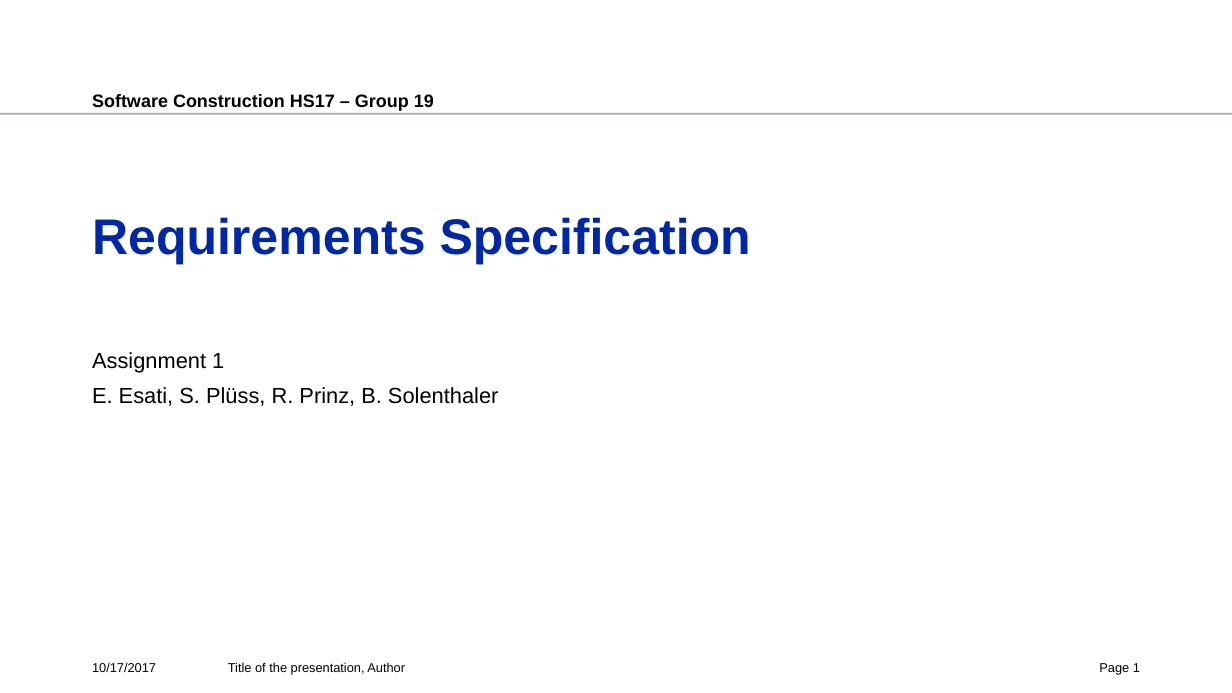
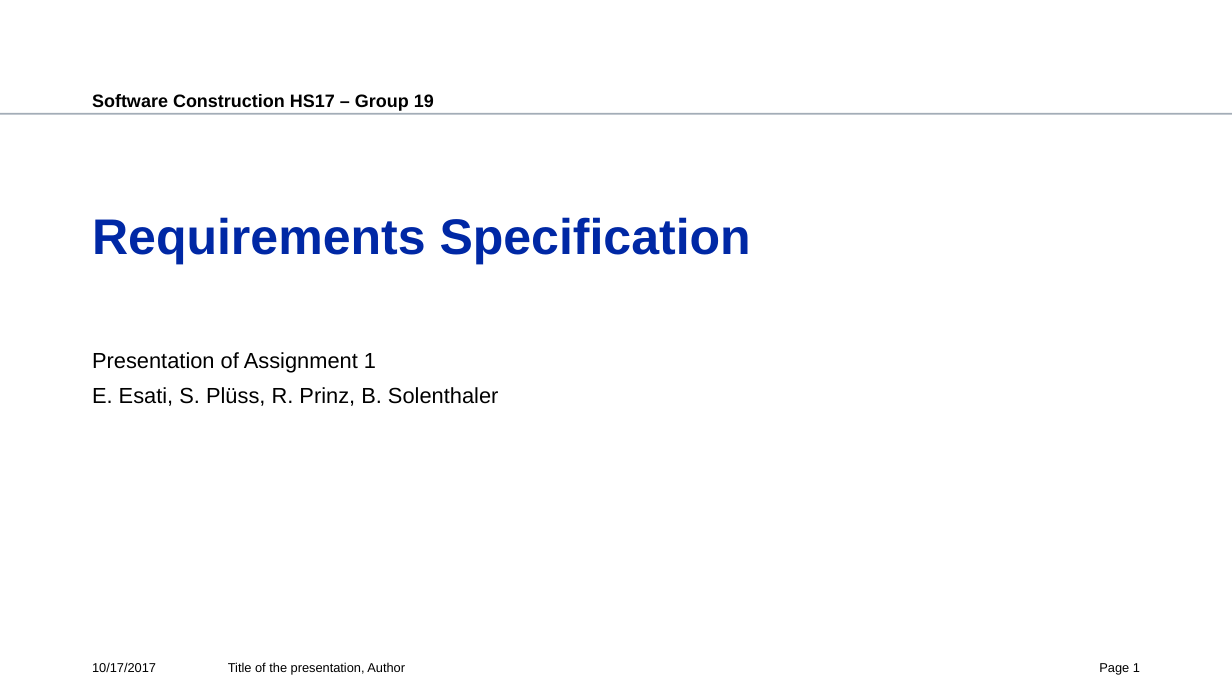
Before and after one commit to eesati/html-library, a slide deck: slide 1 of documents/presentation_assignment1.pptx. Drawn at 1232x693 pixels with LibreOffice and Linux fonts; fonts in the diff are those of the drawing; background and template pictures are left out. Boxes give left, top, right and bottom in pixels: in the first picture for what was removed or moved away, otherwise in the second. Text is boxed around its words. In the diff, an @@ line names an element or a change of style, - is before the commit and + after.

Commit message:
changed some small bits, mainly grammar

```diff
--- a/documents/presentation_assignment1.pptx
+++ b/documents/presentation_assignment1.pptx
@@ subtitle at (92,352,376,373): text changed @@
-Assignment 1
+Presentation of Assignment 1
```
Also in this commit, not shown: 4 other slides changed.
